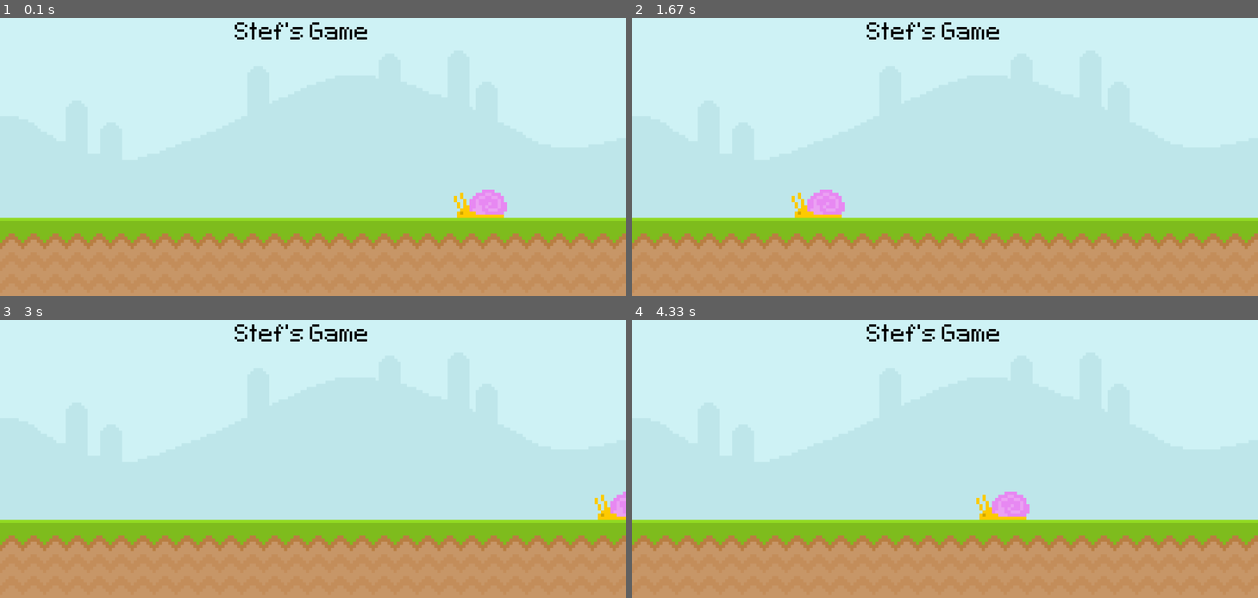
Above: before the commit, frames 1-4 (two rows, left to right).
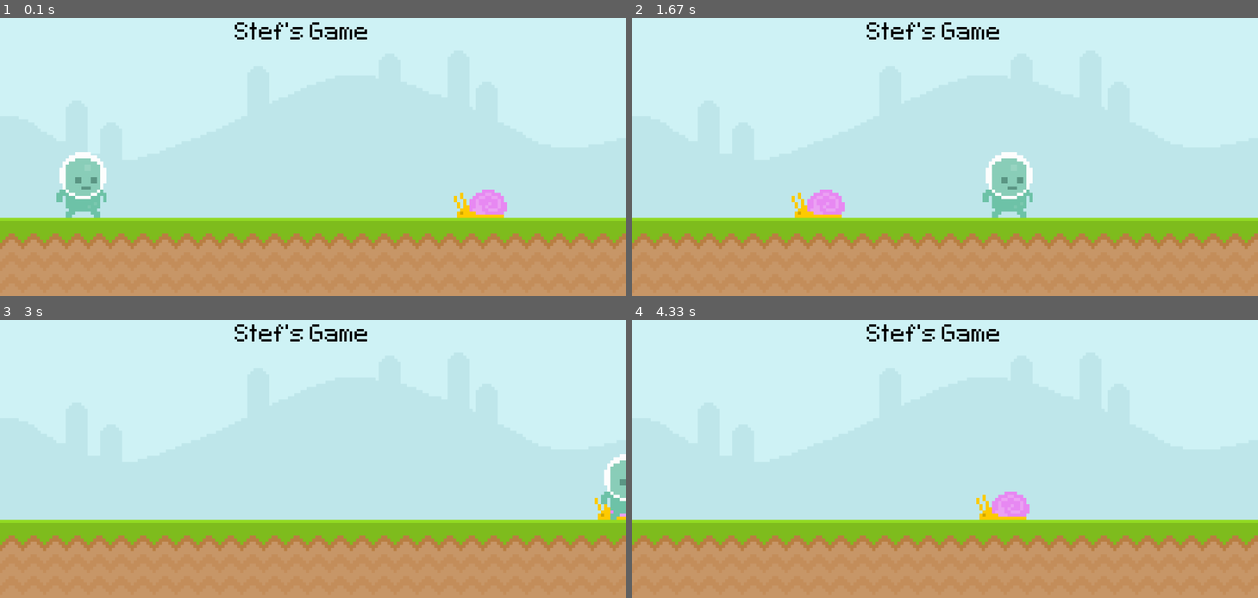
Above: after the commit, the same moments.

Repository: StefMcCuistion/PyGame-Practice-Exercises
Game: pygame game, started from src/runner.py
Two runs of this game, one before a commit and one after it. Both use one fixed random seed, a clock stepped at 60 frames per second and the inputs below.
Inputs:
- Up to frame 1 (0.1 s): no input
- Up to frame 2 (1.67 s): no input
- Up to frame 3 (3 s): no input
- Up to frame 4 (4.33 s): no input

The runs differ from the first frame. In frame 1, 1.4% of the frame differs, in the area x 9-17%, y 48-72%; in frame 2, 1.4%, in the area x 56-64%, y 48-72%; in frame 3, 0.7%; in frame 4, nothing differs.

Commit message:
Added rect for player

Diff:
--- a/src/runner.py
+++ b/src/runner.py
@@ -20,6 +20,9 @@
     snail_surf = pg.image.load('runner/graphics/snail/snail1.png').convert_alpha()
     snail_x = 600
 
+    player_surf = pg.image.load('runner/graphics/player/player_walk_1.png').convert_alpha()
+    player_rect = player_surf.get_rect(midbottom = (80, 300))
+
     while True:
         for event in pg.event.get():
             if event.type == pg.QUIT:
@@ -29,6 +32,8 @@
         screen.blit(ground_surf, (0, 300))
         screen.blit(txt_surf, (300, 50))
         screen.blit(snail_surf, (snail_x, 264))
+        player_rect.left += 4
+        screen.blit(player_surf, player_rect)
         snail_x -= 4
         if snail_x < -72:
             snail_x = screen.get_width()
